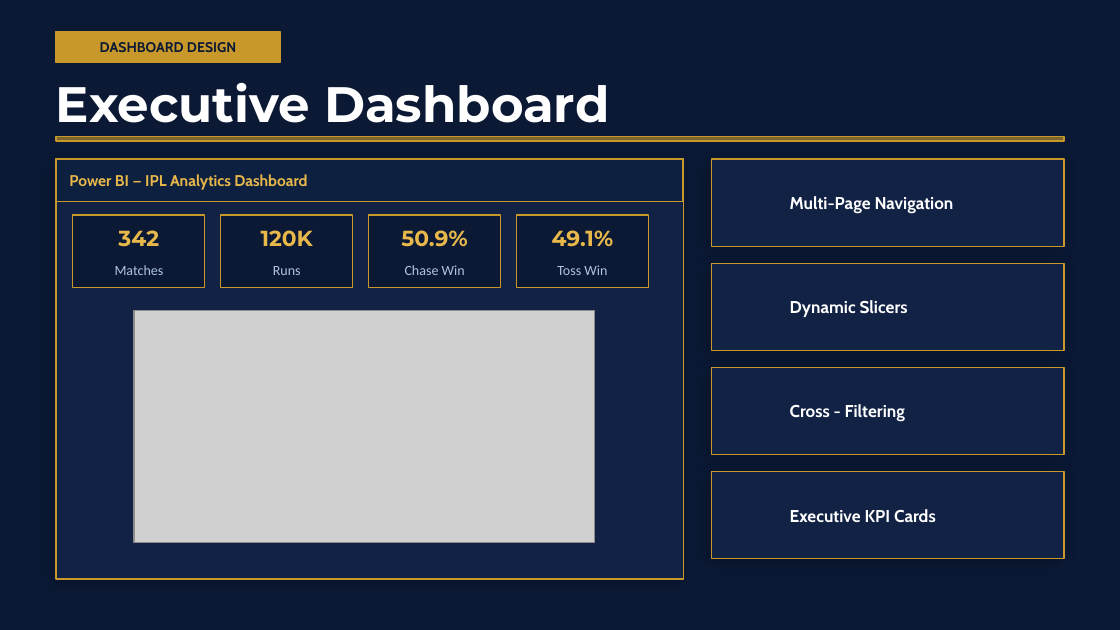
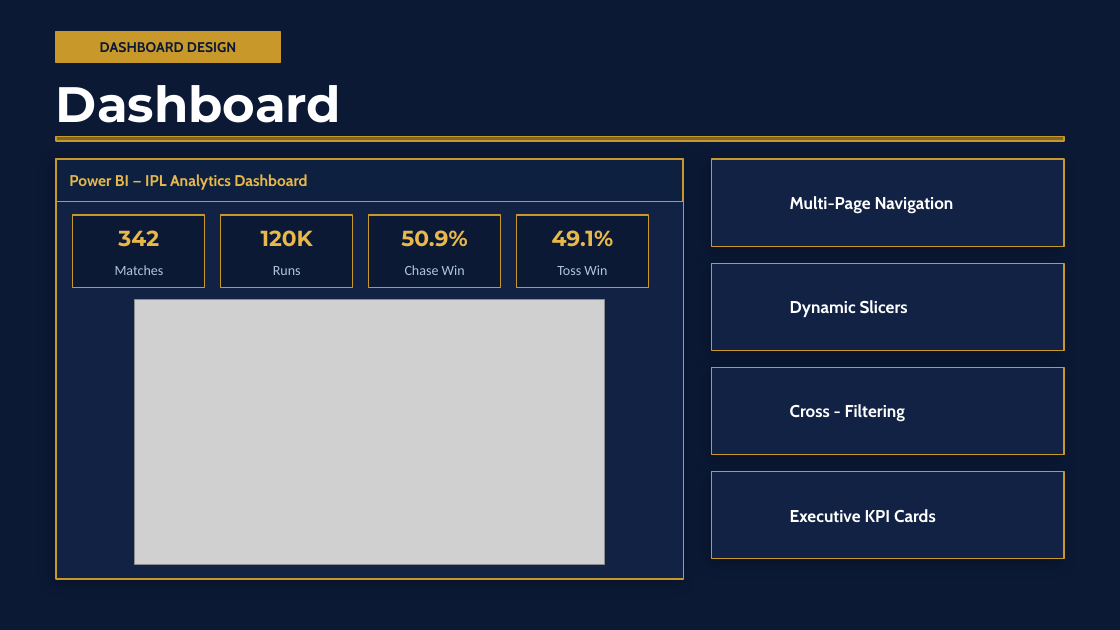
Before and after one commit to YobinOmkarBangera/IPL-Crunch-26, a slide deck: slide 7 of presentation/IPL_Crunch_26_PPT.pptx. Drawn at 1120x630 pixels with LibreOffice and Linux fonts; fonts in the diff are those of the drawing; grey boxes stand for pictures. Boxes give left, top, right and bottom in pixels: in the first picture for what was removed or moved away, otherwise in the second. Text is boxed around its words. In the diff, an @@ line names an element or a change of style, - is before the commit and + after.

```diff
--- a/presentation/IPL_Crunch_26_PPT.pptx
+++ b/presentation/IPL_Crunch_26_PPT.pptx
@@ text at <box>56,85,341,123</box>: text changed @@
-Executive Dashboard
+Dashboard
@@ picture: place and size @@
-picture at <box>134,310,595,542</box>
+picture at <box>134,300,605,566</box>
```
Also in this commit, not shown: 5 other slides changed.
